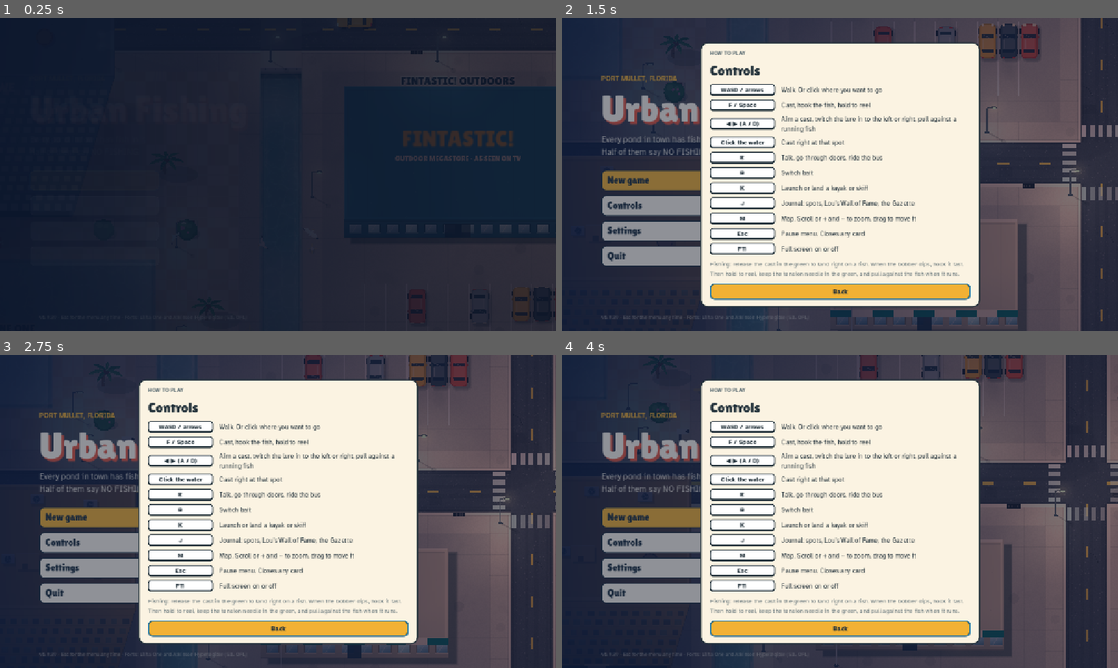
Above: before the commit, frames 1-4 (two rows, left to right).
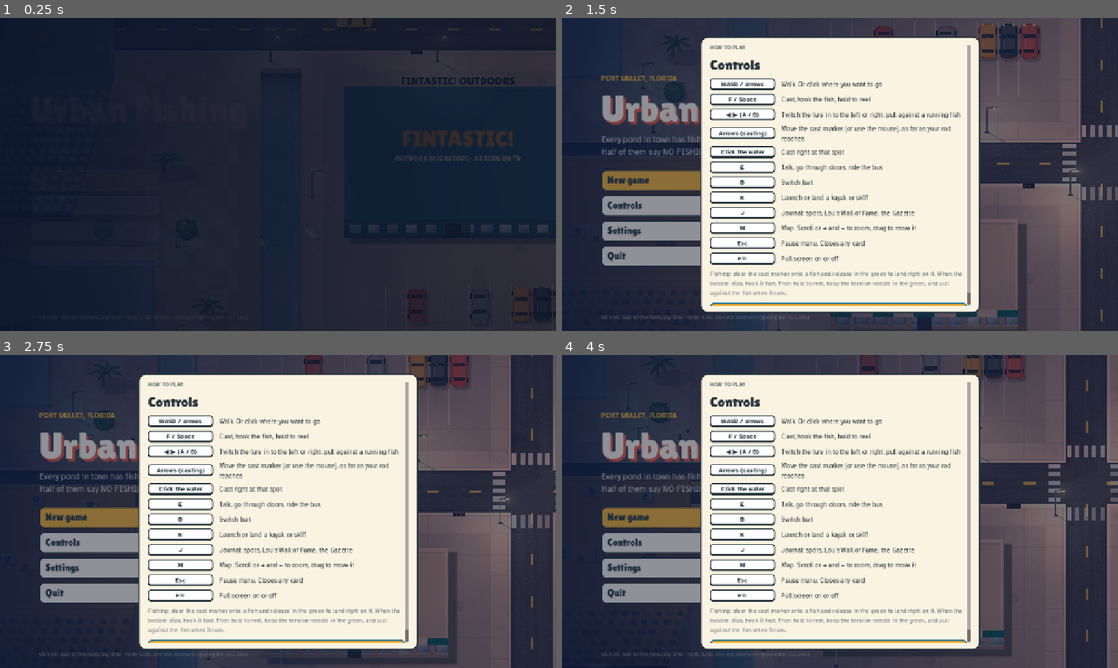
Above: after the commit, the same moments.

Repository: Paulrizzoli/urban-fishing
Game: Godot game, scene res://scenes/main.tscn
Two runs of this game, one before a commit and one after it. Both use one fixed random seed, a clock stepped at 60 frames per second and the inputs below.
Inputs:
- Up to frame 1 (0.25 s): no input
- Up to frame 2 (1.5 s): click "Controls" at 0.5 s; click "Controls" at 1.25 s
- Up to frame 3 (2.75 s): click "Settings" at 2 s
- Up to frame 4 (4 s): click "New game" at 2.75 s; click "New game" at 3.5 s

The runs differ from the first frame. In frame 2, 17% of the frame differs, in the area x 10-76%, y 5-97%; in frame 3, 17%; in frame 4, 17%.

Commit message:
Steer a cast marker anywhere your rod reaches, and make side twitches really reel the lure in (v0.9.40)
Co-Authored-By: Claude Opus 5.5 <noreply@anthropic.com>
Claude-Session: https://claude.ai/code/session_01RiRsEGPFXgFic1dj9oGanX

Diff:
--- a/godot/project.godot
+++ b/godot/project.godot
@@ -5,7 +5,7 @@
 
 config/name="Urban Fishing"
 config/description="A Florida fishing-and-sneaking game set in Port Mullet."
-config/version="0.9.39"
+config/version="0.9.40"
 config/icon="res://icon.png"
 config/windows_native_icon="res://icon.ico"
 run/main_scene="res://scenes/main.tscn"
--- a/godot/scripts/fishing.gd
+++ b/godot/scripts/fishing.gd
@@ -10,7 +10,8 @@
 	20: 24, 21: 14, 22: 34, 23: 5, 24: 6, 25: 4, 26: 5 }   # 20 and up are Ironwater
 const BAND := [0.22, 0.82]
 const MINR := 1.2
-const MAXR := 5.6
+const MAXR := 5.6        # how far the garage-sale rod casts; better rods reach farther (see reach())
+const MARK_SPEED := 4.5   # how fast the arrows move the cast marker, in tiles a second
 const SWEET := 0.075
 
 var player: Player
@@ -24,7 +25,9 @@
 var power := 0.0
 var aim := 0.0
 var green := 0.55
-var tgt = null          # a shadow dictionary or a {x,y,point} target
+var tgt = null          # the cast marker, { pos, point }: where you're aiming, steered with the arrows or the mouse
+var over = null         # the fish shadow under the cast marker, if any (just for show: the marker never locks on)
+var steer := Vector2.ZERO  # arrows held while aiming
 var bob = null          # Vector2
 var bob0 := Vector2.ZERO
 var shore := Vector2.ZERO
@@ -329,36 +332,36 @@
 	if Game.S.cooler.size() >= Game.S.cooler_cap: emit_signal("message", "Cooler's full. Sell at Lou's first."); return
 	player.path.clear()
 	state = "power"; t = 0.0
-	tgt = null
-	if pt != null:
-		var sd := 1.3
-		for s in shadows:
-			if visible_shadow(s) and s.pos.distance_to(pt) < sd: sd = s.pos.distance_to(pt); tgt = s
-		if tgt == null: tgt = { "pos": pt, "point": true }
+	# the marker starts on the nearest fish in reach (or where you clicked), then it's yours to move
+	var p: Vector2 = player.position + Vector2.from_angle(player.face) * (MINR + reach()) / 2
+	if pt != null: p = pt
 	else:
 		var bd := 99.0
 		for s in shadows:
 			if not visible_shadow(s): continue
 			var d: float = s.pos.distance_to(player.position)
-			if d >= MINR - 0.2 and d <= MAXR + 0.3 and d < bd: bd = d; tgt = s
-	aim = (tgt.pos - player.position).angle() if tgt != null else player.face
-	player.face = aim
-
-func aim_target(a: float) -> Variant:
-	var best = null
-	var bs := 0.32
+			if d >= MINR and d <= reach() and d < bd: bd = d; p = s.pos
+	set_mark(p)
+
+## How far your rod casts: the garage-sale rod reaches MAXR, every rod up adds a bit more.
+func reach() -> float: return MAXR + Game.rod_level() * 0.4
+
+## Puts the cast marker at p, kept between the shortest cast and your rod's reach, and aims at it.
+func set_mark(p: Vector2) -> void:
+	var off := p - player.position
+	if off.length() < 0.01: off = Vector2.from_angle(aim)
+	off = off.normalized() * clampf(off.length(), MINR, reach())
+	tgt = { "pos": player.position + off, "point": true }
+	aim = off.angle(); player.face = aim
+	over = null
+	var sd := 0.9
 	for s in shadows:
-		if not visible_shadow(s): continue
-		var d: float = s.pos.distance_to(player.position)
-		if d < MINR - 0.2 or d > MAXR + 0.3: continue
-		var da := absf(wrapf((s.pos - player.position).angle() - a, -PI, PI))
-		if da < bs: bs = da; best = s
-	return best
+		if visible_shadow(s) and s.pos.distance_to(tgt.pos) < sd: sd = s.pos.distance_to(tgt.pos); over = s
 
 func release_cast() -> void:
 	var err := absf(power - green)
 	quiet = err < SWEET
-	var d := MINR + power * (MAXR - MINR)
+	var d := MINR + power * (reach() - MINR)
 	var p := player.position + Vector2(cos(aim), sin(aim)) * d
 	if not quiet: p += Vector2.from_angle(randf() * TAU) * minf(1.4, err * 3)
 	if not is_water(p):
@@ -374,7 +377,7 @@
 	if not quiet:
 		for s in shadows:
 			if s.reg == spot and s.pos.distance_to(p) < 2.4 + err * 4: s.spook = 2.2; s.wary = 7.0; s.go = false
-	var on_it: bool = tgt != null and not tgt.get("point", false) and tgt.pos.distance_to(p) < 1.3
+	var on_it: bool = over != null and over.pos.distance_to(p) < 1.3
 	emit_signal("message", ("Right on it. Now wait…" if on_it else "Quiet cast.") if quiet else "Splash! That spooked anything nearby.")
 
 func drop_target(wary: float) -> void:
@@ -416,22 +419,26 @@
 ## Left or right while waiting: twitch the lure across the water, left on screen for left and right
 ## for right, and pull it in a little toward you each time, like a real twitch retrieve. It draws fish
 ## in like a forward twitch (as in the browser game). Twitch enough and the lure comes all the way back.
-const TWITCH_PULL := 0.3
+const TWITCH_PULL := 0.45
 func twitch_side(dir: int) -> void:
 	if state != "wait" or bob == null: return
 	twitch = 1.4; splash = 0.25; splash_big = false
 	twitch_tilt = -dir
 	Sound.play("plop", -10.0)
 	if manhole >= 0: return
-	var toward: Vector2 = (player.position - bob).normalized()
-	var pull: Vector2 = toward * TWITCH_PULL
-	# sideways and in if there's room, otherwise just in (against a wall or the edge of the spot)
-	for n: Vector2 in [bob + Vector2(dir * 0.42, 0) + pull, bob + pull]:
-		if is_water(n) and region_at(n) == spot and n.distance_to(player.position) >= 1.0:
-			slide += bob - n; bob = n
-			WaterFx.ripple(n, 0.35)
-			return
-	if not is_water(bob + pull) or (bob + pull).distance_to(player.position) < 1.0:
+	# dart sideways, then come in: the new spot is always TWITCH_PULL closer to you than before,
+	# however the lure sits, so every twitch in either direction reels it in a little
+	var r: float = bob.distance_to(player.position) - TWITCH_PULL
+	var straight: Vector2 = player.position + (bob - player.position).normalized() * r
+	var side: Vector2 = bob + Vector2(dir * 0.42, 0)
+	side = player.position + (side - player.position).normalized() * r
+	if r >= 1.0:
+		for n: Vector2 in [side, straight]:
+			if is_water(n) and region_at(n) == spot:
+				slide += bob - n; bob = n
+				WaterFx.ripple(n, 0.35)
+				return
+	if r < 1.0 or not is_water(straight):
 		drop_target(0); state = "idle"; holding = false; emit_signal("message", "Reeled all the way in. Cast again.")
 
 ## How thick the line looks: better rods (bought or home-built) have lighter, finer line, so it goes
@@ -439,6 +446,7 @@
 static func line_width() -> float:
 	var k := clampf((1.0 - float(Game.rod().t)) / 0.5, 0.0, 1.0)
 	return lerpf(0.032, 0.011, k)
+
 
 func update(dt: float) -> void:
 	update_shadows(dt)
@@ -454,12 +462,9 @@
 	match state:
 		"power":
 			t += dt; power = (sin(t * 2.6 - PI / 2) + 1) / 2
-			if turn != 0:
-				aim += turn * 1.8 * dt; tgt = aim_target(aim)
-			elif tgt != null and not tgt.get("point", false): aim = (tgt.pos - player.position).angle()
-			if tgt != null and (tgt.get("gone", false) or tgt.get("leaving", false) or tgt.get("hooked", false)): tgt = null
-			green = clampf((tgt.pos.distance_to(player.position) - MINR) / (MAXR - MINR), 0, 1) if tgt != null else 0.55
-			player.face = aim
+			# the arrows steer the marker around the water, like a cursor; it never snaps to a fish
+			set_mark(tgt.pos + steer.normalized() * MARK_SPEED * dt if steer != Vector2.ZERO else tgt.pos)
+			green = clampf((tgt.pos.distance_to(player.position) - MINR) / (reach() - MINR), 0, 1)
 		"wait" when manhole >= 0: _manhole_wait(dt)
 		"wait":
 			t += dt; wait_t += dt; twitch -= dt
@@ -577,8 +582,10 @@
 func draw_line_layer(ci: CanvasItem) -> void:
 	var now := Time.get_ticks_msec() / 1000.0
 	if state == "power":
-		var d := MINR + power * (MAXR - MINR)
+		var d := MINR + power * (reach() - MINR)
 		var l := player.position + Vector2.from_angle(aim) * d
+		# how far the rod casts: a faint arc at its reach, either side of where you're aiming
+		ci.draw_arc(player.position, reach(), aim - 0.6, aim + 0.6, 32, Color(1, 1, 1, 0.5), 0.06, true)
 		var ok := absf(power - green) < SWEET
 		var mid := (player.position + l) / 2 + Vector2(0, -1.4)
 		var arc := PackedVector2Array()
@@ -587,7 +594,8 @@
 		ci.draw_dashed_line(arc[6], arc[12], Color(1, 1, 1, 0.55), 0.05, 0.2)
 		if tgt != null:
 			var tp: Vector2 = tgt.pos
-			var gc := Color(0.56, 0.82, 0.62, 0.95)
+			# the marker: green with a fish under it, white over open water, red over dry land
+			var gc := Color(0.56, 0.82, 0.62, 0.95) if over != null else Color(1, 1, 1, 0.85) if is_water(tp) else Color(1, 0.55, 0.45, 0.9)
 			ci.draw_arc(tp, 0.55, 0, TAU, 24, gc, 0.07)
 			for dv in [Vector2(1, 0), Vector2(-1, 0), Vector2(0, 1), Vector2(0, -1)]: ci.draw_line(tp + dv * 0.35, tp + dv * 0.85, gc, 0.07)
 		ci.draw_arc(l, 0.28 if ok else 0.38, 0, TAU, 24, Color("#8fd19e") if ok else Color(1, 1, 1, 0.95), 0.09)
--- a/godot/scripts/hud.gd
+++ b/godot/scripts/hud.gd
@@ -254,7 +254,7 @@
 		match st:
 			"idle": m = { "fish": "Cooler's full. Sell at Lou's." if S.cooler.size() >= S.cooler_cap else "Press F or Space to c …(765 unchanged characters)…
 				"manhole": ("Cooler's full. Sell at Lou's." if S.cooler.size() >= S.cooler_cap else "A manhole. Press F to drop a line down it.") if S.gear.has("prybar") else "A manhole. The cover's too heavy. Lou sells a pry bar." }.get(near, "")
-			"power": m = "Release in the green to land right on the fish. ◀ ▶ or click the water to aim." if fishing.tgt != null else "No fish in line. ◀ ▶ to aim at a shadow, or click the water."
+			"power": m = "Release in the green to land right on the marker. Arrows or the mouse move it." if fishing.over != null else "Move the marker onto a fish with the arrows or the mouse, then release in the green."
 			"wait": m = "Tap to jig the line. Hold to pull it back up." if fishing.manhole >= 0 else "Something's coming over…" if fishing.target != null else "Tap to twitch the lure toward you, ◀ ▶ to twitch it in, left or right. Hold to reel it back in."
 			"nibble": m = "It's nibbling… wait for the big dip."
 			"bite": m = "NOW!"
--- a/godot/scripts/main.gd
+++ b/godot/scripts/main.gd
@@ -511,6 +511,7 @@
 			_slam_weigh()
 		if a == "--toast": Game.add_news("Local Angler Buys Garage-Sale Rod, Announces 'Big Plans'")
 		if a == "--cast": fishing.start_cast()
+		if a.begins_with("--mark="): var mv := a.substr(7).split(","); fishing.set_mark(player.position + Vector2(float(mv[0]), float(mv[1])))
 		if a.begins_with("--bait="): Game.S.bait = a.substr(7)
 		if a.begins_with("--bob="): # a line already out at player + (dx, dy), in "wait" or another state
 			var v := a.substr(6).split(",")
@@ -580,6 +581,9 @@
 		var l := Input.is_physical_key_pressed(KEY_LEFT) or Input.is_physical_key_pressed(KEY_A)
 		var r := Input.is_physical_key_pressed(KEY_RIGHT) or Input.is_physical_key_pressed(KEY_D)
 		fishing.turn = int(r) - int(l)
+		var u := Input.is_physical_key_pressed(KEY_UP) or Input.is_physical_key_pressed(KEY_W)
+		var dn := Input.is_physical_key_pressed(KEY_DOWN) or Input.is_physical_key_pressed(KEY_S)
+		fishing.steer = Vector2(int(r) - int(l), int(dn) - int(u)) if fishing.state == "power" else Vector2.ZERO
 		fishing.pull = int(r) - int(l)
 		fishing.update(dt)
 		guards.update(dt)
@@ -915,17 +919,17 @@
 		elif e.pressed and k == KEY_M and fishing.state == "idle": open_map()
 		elif e.pressed and fishing.state == "wait" and (k == KEY_LEFT or k == KEY_A): fishing.twitch_side(-1)
 		elif e.pressed and fishing.state == "wait" and (k == KEY_RIGHT or k == KEY_D): fishing.twitch_side(1)
+	elif e is InputEventMouseMotion and fishing.state == "power" and not hud.is_open():
+		fishing.set_mark(get_global_mouse_position() / TS)
 	elif e is InputEventMouseButton and e.button_index == MOUSE_BUTTON_LEFT:
 		if not e.pressed:
 			fishing.action_up(); return
 		var wp: Vector2 = get_global_mouse_position() / TS
-		if fishing.state == "power" and fishing.is_water(wp) and wp.distance_to(player.position) <= Fishing.MAXR + 0.6:
-			var pw := fishing.power
-			var tt := fishing.t
-			fishing.start_cast(wp); fishing.power = pw; fishing.t = tt
+		if fishing.state == "power" and fishing.is_water(wp) and wp.distance_to(player.position) <= fishing.reach() + 0.6:
+			fishing.set_mark(wp)
 			return
 		if fishing.state != "idle": _action_down(); return
-		if fishing.near_water() and fishing.is_water(wp) and wp.distance_to(player.position) <= Fishing.MAXR + 0.6:
+		if fishing.near_water() and fishing.is_water(wp) and wp.distance_to(player.position) <= fishing.reach() + 0.6:
 			fishing.start_cast(wp); return
 		player.walk_to(wp)
 
--- a/godot/scripts/menu.gd
+++ b/godot/scripts/menu.gd
@@ -18,7 +18,8 @@
 const CONTROLS := [
 	["WASD / arrows", "Walk. Or click where you want to go"],
 	["F / Space", "Cast, hook the fish, hold to reel"],
-	["◀ ▶ (A / D)", "Aim a cast, twitch the lure in to the left or right, pull against a running fish"],
+	["◀ ▶ (A / D)", "Twitch the lure in to the left or right, pull against a running fish"],
+	["Arrows (casting)", "Move the cast marker (or use the mouse), as far as your rod reaches"],
 	["Click the water", "Cast right at that spot"],
 	["E", "Talk, go through doors, ride the bus"],
 	["B", "Switch bait"],
@@ -212,7 +213,7 @@
 # ---------- controls ----------
 func show_controls(from_pause := false) -> void:
 	hud.open([["h3", "How to play"], ["h2", "Controls"], ["keys", CONTROLS],
-		["sub", "Fishing: release the cast in the green to land right on a fish. When the bobber dips, hook it fast. Then hold to reel, keep the tension needle in the green, and pull against the fish when it runs."],
+		["sub", "Fishing: steer the cast marker onto a fish and release in the green to land right on it. When the bobber dips, hook it fast. Then hold to reel, keep the tension needle in the green, and pull against the fish when it runs."],
 		["row", [["Back", func(): show_pause() if from_pause else hud.close(), true, "hot"]]]])
 
 # ---------- settings ----------
Not shown, changed: godot/export_presets.cfg
Not shown, changed: CHANGELOG.md
